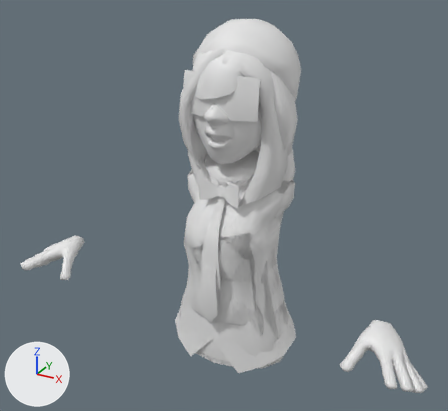
Two versions of the FBX model Assets/ToonPeople/models/TPVRFemaleA.FBX, one commit apart.
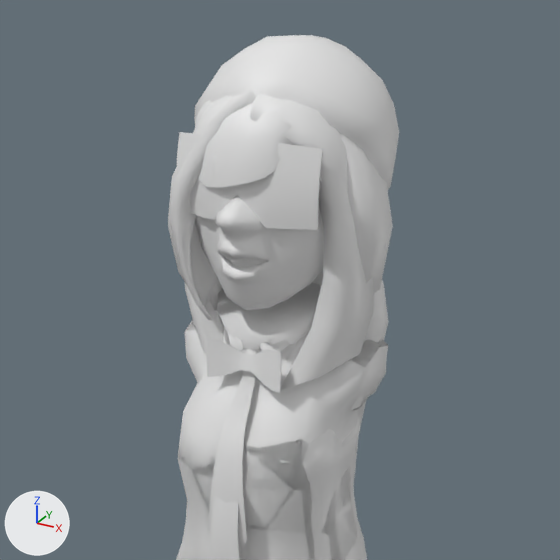
There are two pictures of each version: one whole from a 50 mm lens placed at (0.697, -1.338, 1.862), pointed at (-0.015, -0.044, 1.215), one close up on the part from 20% to 86% of the width and 0% to 72% of the height. Arrows for +X, +Y and +Z are at lower left; the lights stay in place. Materials are left out; every surface is plain grey. Where no turn or scale is listed for an object, it has been applied to the vertices.

In view in the first close-up: 'Glasses', 'HEAD', 'TPFDressS', 'TPFHairD', 'TPFHairE', 'TPFHairF', 'TPFHairG', 'TPFShirtAS', 'TPFShirtBS', 'TPFTieS', 'TPFTshirtB', 'TPFTshirtS'.
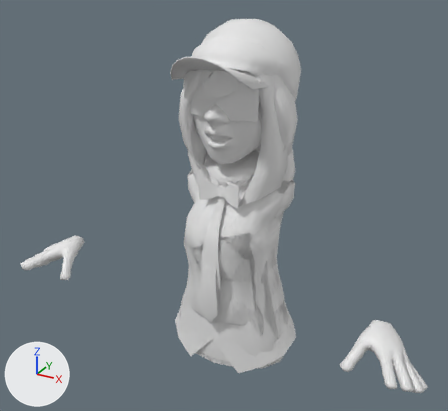
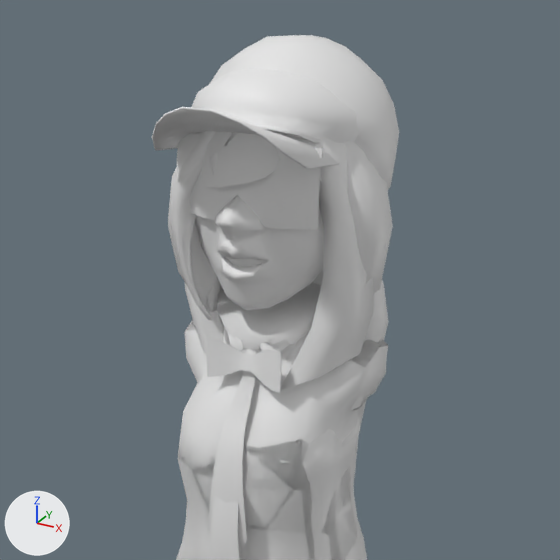
Diff of the bpy script that builds the scene:
```diff
--- a/Assets/ToonPeople/models/TPVRFemaleA.FBX.py
+++ b/Assets/ToonPeople/models/TPVRFemaleA.FBX.py
@@ me_mesh_019 @@
+me_mesh_019.from_pydata(...)  # 235 vertices, 424 faces; spans x -0.127..0.127, y -0.203..0.137, z 1.329..1.638
@@ me_mesh_020 @@
+me_mesh_020.from_pydata(...)  # 222 vertices, 398 faces; spans x -0.127..0.127, y -0.125..0.137, z 1.329..1.646
@@ ob_tpfhatb @@
+ob_tpfhatb = bpy.data.objects.new('TPFHatB', me_mesh_019)
+ob_tpfhatb.location = (0.0, 0.0, 0.0)
@@ ob_tpfhatc @@
+ob_tpfhatc = bpy.data.objects.new('TPFHatC', me_mesh_020)
+ob_tpfhatc.location = (0.0, 0.0, 0.0)
```

Boxes (x1, y1, x2, y2) around the edits, measured in the close-ups (560 x 560 px):
'TPFHatC', added
    after: (191, 69, 359, 143)
'TPFHatB', added
    after: (152, 107, 339, 169)
